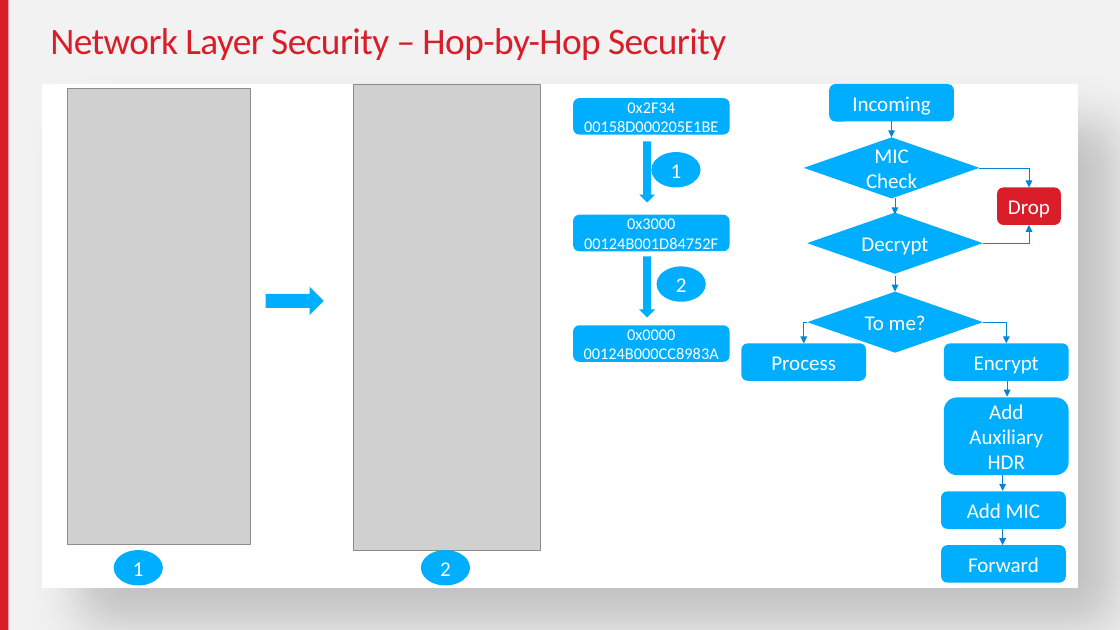
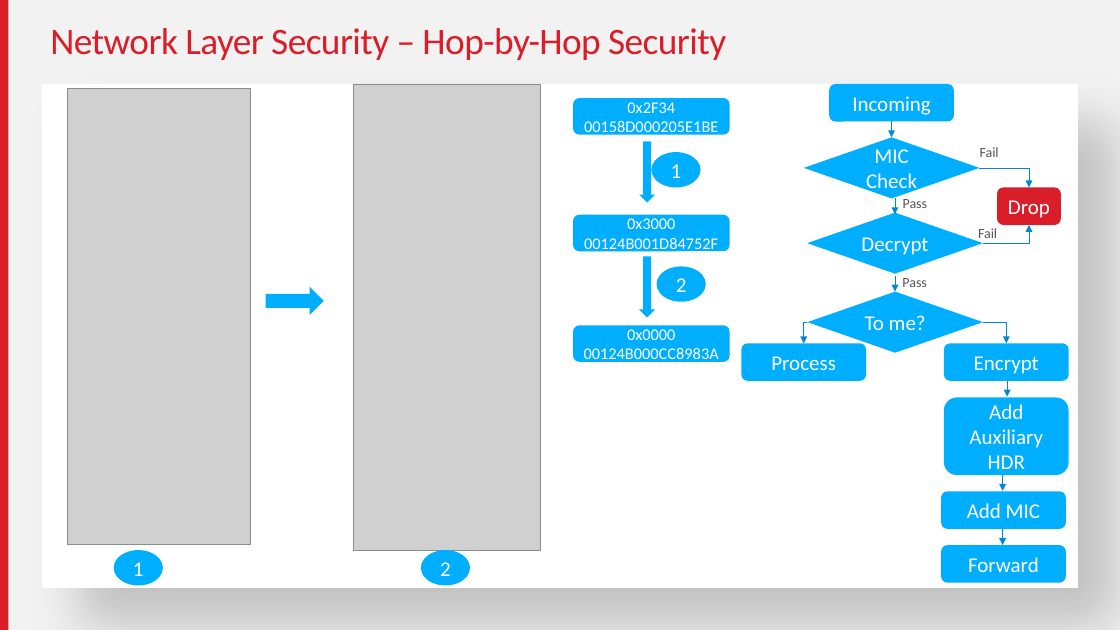
Before and after one commit to MarkDing/IoT-Developer-Boot-Camp-Wiki, a slide deck: slide 15 of files/ZB-2019Q4-ZMGC-Training/source/Zigbee-Basic.pptx (slide 17 before the commit). Drawn at 1120x630 pixels with LibreOffice and Linux fonts; fonts in the diff are those of the drawing; grey boxes stand for pictures. Boxes give left, top, right and bottom in pixels: in the first picture for what was removed or moved away, otherwise in the second. Text is boxed around its words. In the diff, an @@ line names an element or a change of style, - is before the commit and + after.

```diff
--- a/files/ZB-2019Q4-ZMGC-Training/source/Zigbee-Basic.pptx
+++ b/files/ZB-2019Q4-ZMGC-Training/source/Zigbee-Basic.pptx
@@ text added at box(980, 147, 999, 157), 12 pt, text #555555 @@
+Fail
@@ text added at box(903, 199, 928, 208), 12 pt, text #555555 @@
+Pass
@@ text added at box(978, 228, 997, 242), 12 pt, text #555555 @@
+Fail
@@ text added at box(902, 278, 927, 287), 12 pt, text #555555 @@
+Pass
```
Also in this commit, not shown: 7 other slides changed, 2 slides added, 5 slides removed, 12 other files.
